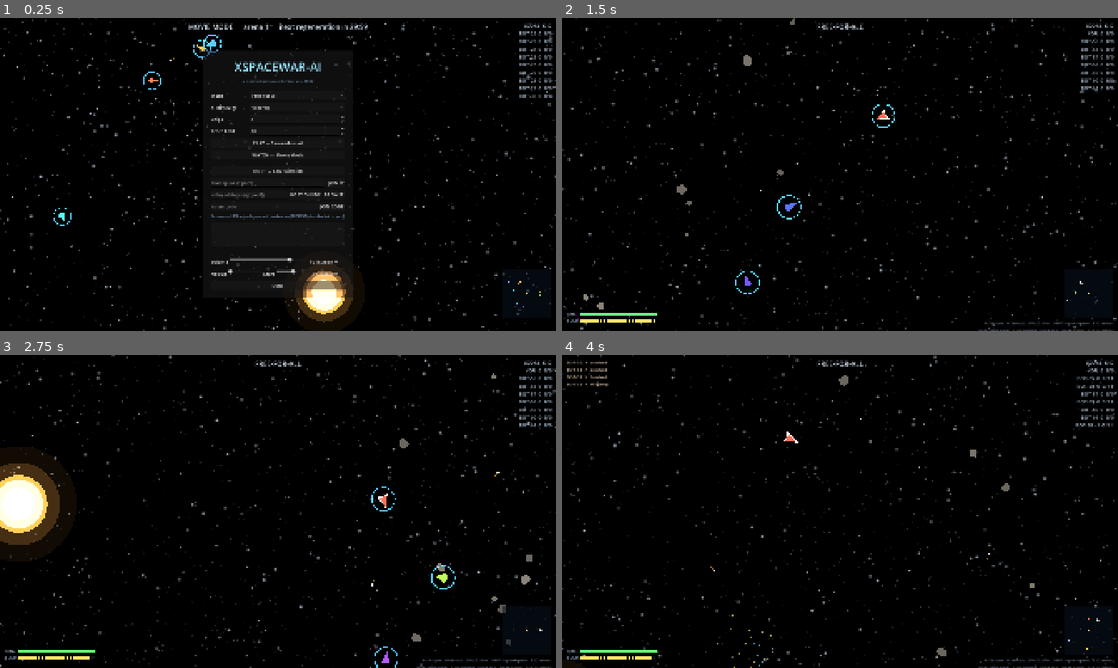
Above: before the commit, frames 1-4 (two rows, left to right).
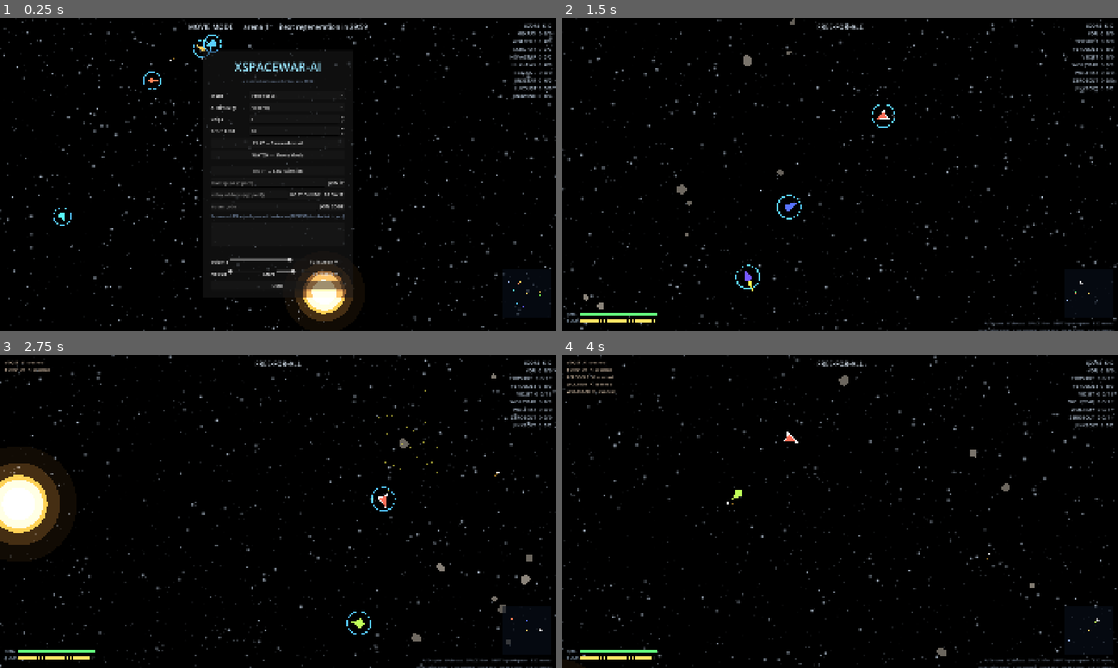
Above: after the commit, the same moments.

Repository: CryptoJones/XSpaceWar-AI
Game: Godot game, scene res://src/ui/main.tscn
The game is run twice, just before and just after one commit, with the same random seed, the same clock (stepped at 60 frames per second) and the same inputs.
Inputs (mouse positions are in pixels of both pictures, inside the frame that each line leads up to):
- Up to frame 1 (0.25 s): no input
- Up to frame 2 (1.5 s): click (828, 183) at 0.52 s; type "12" at 0.6 s; click (812, 193) at 0.75 s; type "12" at 0.83 s; click (828, 205) at 0.98 s; type "12" at 1.07 s; click "PLAY — Skirmish vs AI" at 1.25 s
- Up to frame 3 (2.75 s): tap Enter at 2 s; move the mouse to (400, 495) at 2.02 s; hold D from 2.03 s (still down); hold Enter from 2.03 s (still down); click (400, 495) at 2.17 s; tap Space at 2.27 s
- Up to frame 4 (4 s): move the mouse to (728, 527) at 2.77 s; release D at 2.78 s; release Enter at 2.78 s; hold A 2.78-3.53 s; tap Shift at 2.85 s; tap Space at 3.02 s; move the mouse to (895, 442) at 3.52 s; hold D from 3.53 s (still down); hold Enter from 3.53 s (still down)

The runs differ from the first frame. In frame 1, 0.4% of the frame differs, in the area x 91-100%, y 4-26%; in frame 2, 0.4%; in frame 3, 0.7%; in frame 4, 0.8%, in the area x 0-100%, y 2-100%.

Commit message:
Bot personalities, predictive hazard avoidance, procedural callsigns
- bot_controller.gd: every bot draws a seeded personality from its hull
  seed — BRAWLER (closes to knife range, sprays), SNIPER (holds 800u,
  only takes clean shots), SLINGSHOT (hunts the leader and bends its
  approach around the star for gravity assists), OPPORTUNIST (preys on
  whoever is weakest). Personality scales the difficulty preset's
  aggression/fire-cone/panic and sets preferred + max fire range.
- Veteran+ bots predictively dodge lethal bodies: extrapolate own and
  body motion ~1-1.8s ahead (by difficulty) and burn perpendicular off
  a collision course. Rookies still fly into rocks on purpose.
- Procedural callsigns (VECTORFANG, GRIMJET, ...) from hull seeds; bots
  are named in session ship_names so the scoreboard, kill feed, win
  banner, and net clients all see them; ships handed back to bots after
  a player leaves get their callsign back.
- tests: +6 checks (callsign/personality determinism + coverage, session
  naming, collision-course detection both ways) — 29 sim / 23 net green.

Co-Authored-By: Claude Fable 5 <noreply@anthropic.com>

Diff:
--- a/src/gameplay/ai/bot_controller.gd
+++ b/src/gameplay/ai/bot_controller.gd
@@ -3,12 +3,15 @@
 ## Procedural AI pilot. Reads a SimWorld and writes control inputs onto one
 ## SimShip each step — flying the exact same simulation as human players.
 ##
-## Behaviour: pick the nearest valid enemy, lead-aim torpedoes accounting for
-## relative velocity, steer/thrust to hold a fighting orbit, flee the star when
-## too close, and panic-hyperspace away from incoming fire. Difficulty tiers
-## scale reaction time, aim error, firing discipline, and aggression.
+## Difficulty tiers scale reaction time, aim error, firing discipline, and
+## aggression. On top of that every bot gets a seeded PERSONALITY (from its
+## hull seed) that shapes how it fights: preferred range, target selection,
+## fire discipline, and whether it swings past the star for slingshot runs.
+## Veteran+ bots also predictively dodge lethal bodies along their velocity;
+## rookies still fly into rocks, which is half their charm.
 
 enum Difficulty { ROOKIE, VETERAN, ACE, INSANE }
+enum Personality { BRAWLER, SNIPER, SLINGSHOT, OPPORTUNIST }
 
 const PRESETS := {
 	Difficulty.ROOKIE:  {"reaction": 0.45, "aim_error": 0.30, "fire_cone": 0.18, "aggression": 0.50, "panic": 70.0, "hyper": false},
@@ -17,10 +20,27 @@
 	Difficulty.INSANE:  {"reaction": 0.07, "aim_error": 0.02, "fire_cone": 0.05, "aggression": 1.00, "panic": 190.0, "hyper": true},
 }
 
+## Personality modifiers applied over the difficulty preset.
+const PERSONALITIES := {
+	Personality.BRAWLER:     {"range": 300.0, "fire_range": 750.0,  "aggr": 1.25, "cone": 1.4, "panic": 0.7, "sling": 0.0},
+	Personality.SNIPER:      {"range": 820.0, "fire_range": 1800.0, "aggr": 0.60, "cone": 0.6, "panic": 1.3, "sling": 0.0},
+	Personality.SLINGSHOT:   {"range": 520.0, "fire_range": 1300.0, "aggr": 1.00, "cone": 1.0, "panic": 1.0, "sling": 0.45},
+	Personality.OPPORTUNIST: {"range": 540.0, "fire_range": 1400.0, "aggr": 0.85, "cone": 1.0, "panic": 1.1, "sling": 0.0},
+}
+
+const CALL_A := ["VEC", "NOVA", "RAD", "JINX", "MOL", "TOR", "ZERO", "KILO",
+	"REX", "LUX", "PYRO", "HEX", "DUKE", "GRIM", "WOLF", "ECHO"]
+const CALL_B := ["TOR", "RAY", "BACK", "SHOT", "STAR", "BURN", "WIND", "FANG",
+	"BOLT", "ZONE", "JET", "HAWK", "DUST", "NULL", "FIRE", "DRIFT"]
+
 var world: SimWorld
 var ship_id: int
 var difficulty: int = Difficulty.VETERAN
+var personality: int = Personality.BRAWLER
 var _p: Dictionary
+var _preferred_range := 520.0
+var _fire_range := 1400.0
+var _sling := 0.0
 
 var _rng := RandomNumberGenerator.new()
 var _decide_timer: float = 0.0
@@ -36,8 +56,19 @@
 	world = p_world
 	ship_id = p_ship_id
 	difficulty = p_difficulty
-	_p = PRESETS[difficulty]
 	_rng.seed = world.config.seed ^ (p_ship_id * 0x9E3779B1)
+
+	var ship := world.ship_by_id(ship_id)
+	var pseed := ship.hull_seed if ship != null else p_ship_id
+	personality = personality_for(pseed)
+	var pp: Dictionary = PERSONALITIES[personality]
+	_p = (PRESETS[difficulty] as Dictionary).duplicate()
+	_p["aggression"] = clampf(float(_p["aggression"]) * float(pp["aggr"]), 0.0, 1.0)
+	_p["fire_cone"] = float(_p["fire_cone"]) * float(pp["cone"])
+	_p["panic"] = float(_p["panic"]) * float(pp["panic"])
+	_preferred_range = float(pp["range"])
+	_fire_range = float(pp["fire_range"])
+	_sling = float(pp["sling"])
 
 static func difficulty_from_name(n: String) -> int:
 	match n.to_lower():
@@ -47,6 +78,18 @@
 		"insane": return Difficulty.INSANE
 	return Difficulty.VETERAN
 
+## Deterministic personality from a hull seed.
+static func personality_for(seed_value: int) -> int:
+	var rng := RandomNumberGenerator.new()
+	rng.seed = seed_value ^ 0xBADC0DE
+	return rng.randi() % Personality.size()
+
+## Deterministic pilot callsign from a hull seed (shown on the leaderboard).
+static func callsign(seed_value: int) -> String:
+	var rng := RandomNumberGenerator.new()
+	rng.seed = seed_value ^ 0xCA11516
+	return CALL_A[rng.randi() % CALL_A.size()] + CALL_B[rng.randi() % CALL_B.size()]
+
 ## Set this bot's control inputs for the upcoming world.step().
 func update(dt: float) -> void:
 	var ship := world.ship_by_id(ship_id)
@@ -71,17 +114,41 @@
 
 func _acquire_target(ship: SimShip) -> void:
 	var best := -1
-	var best_d := INF
+	var best_metric := INF
 	for other in world.ships:
 		if other.id == ship.id or not other.alive:
 			continue
 		if other.team == ship.team and ship.team != -1:
 			continue
-		var d := ship.pos.distance_squared_to(other.pos)
-		if d < best_d:
-			best_d = d
+		var metric: float
+		match personality:
+			Personality.OPPORTUNIST:
+				# Hunt whoever is weakest, distance as the tiebreaker.
+				metric = float(other.score) * 1.0e9 + ship.pos.distance_squared_to(other.pos)
+			Personality.SLINGSHOT:
+				# Spite: hunt the leader, distance as the tiebreaker.
+				metric = -float(other.score) * 1.0e9 + ship.pos.distance_squared_to(other.pos)
+			_:
+				metric = ship.pos.distance_squared_to(other.pos)
+		if metric < best_metric:
+			best_metric = metric
 			best = other.id
 	_target_id = best
+
+## The lethal body we are on course to hit within ~1.5s, or null. Bodies'
+## own motion is extrapolated; gravity curvature is ignored (the margin and
+## the next reaction tick absorb the error).
+func _imminent_hazard(ship: SimShip) -> SimBody:
+	var t_max := 1.0 + 0.2 * float(difficulty)
+	for b in world.bodies:
+		if not b.lethal:
+			continue
+		var margin := b.radius + ship.radius + (60.0 if b.gravity else 26.0)
+		for k in range(1, 5):
+			var t := t_max * float(k) * 0.25
+			if (ship.pos + ship.vel * t).distance_to(b.pos + b.vel * t) < margin:
+				return b
+	return null
 
 func _decide(ship: SimShip) -> void:
 	var primary := world.primary_body()
@@ -92,9 +159,19 @@
 	# Refresh aim jitter for this decision window.
 	_aim_noise = _rng.randf_range(-1.0, 1.0) * float(_p["aim_error"])
 
-	# 1) Survival: too close to the star -> burn directly away from it.
-	var danger := star_r + 260.0
-	if dist_star < danger:
+	# 1) Survival. Veteran+ pilots dodge whatever they're about to hit by
+	# burning perpendicular to the collision course; everyone burns away
+	# from the star's kill zone.
+	if difficulty >= Difficulty.VETERAN:
+		var hazard := _imminent_hazard(ship)
+		if hazard != null:
+			var lateral := Vector2(-ship.vel.y, ship.vel.x).normalized()
+			if lateral.dot(hazard.pos - ship.pos) > 0.0:
+				lateral = -lateral
+			_want_angle = lateral.angle()
+			_want_thrust = true
+			return
+	if dist_star < star_r + 260.0:
 		_want_angle = (ship.pos - star_pos).angle()
 		_want_thrust = true
 		return
@@ -116,10 +193,13 @@
 	var aim := rel + (target.vel - ship.vel) * t_hit
 	_want_angle = aim.angle() + _aim_noise
 
-	# 3) Range management: close in if far, ease off if very close.
+	# 3) Range management per personality; slingshotters bias their approach
+	# toward the star to pick up a gravity assist on the way in.
 	var dist := rel.length()
-	var preferred := 520.0
-	_want_thrust = dist > preferred and _rng.randf() < float(_p["aggression"])
+	if _sling > 0.0 and dist > _preferred_range * 1.7 and primary != null:
+		var blended := aim.normalized().lerp((star_pos - ship.pos).normalized(), _sling)
+		_want_angle = blended.angle() + _aim_noise
+	_want_thrust = dist > _preferred_range and _rng.randf() < float(_p["aggression"])
 
 func _apply(ship: SimShip, dt: float) -> void:
 	# Steer toward the desired heading.
@@ -134,7 +214,7 @@
 	var target := world.ship_by_id(_target_id)
 	if target != null and ship.ammo > 0 and absf(delta) < float(_p["fire_cone"]):
 		var dist := ship.pos.distance_to(target.pos)
-		if dist < 1400.0:
+		if dist < _fire_range:
 			ship.in_fire = true
 
 	# Panic-hyperspace from a near, fast incoming torpedo.
--- a/src/gameplay/game_session.gd
+++ b/src/gameplay/game_session.gd
@@ -100,6 +100,7 @@
 			human_ship_id = ship.id
 		else:
 			bots[ship.id] = BotController.new(world, ship.id, difficulty)
+			ship_names[ship.id] = BotController.callsign(ship.hull_seed)
 
 	match_over = false
 	winner_ship = -1
--- a/src/net/net_host.gd
+++ b/src/net/net_host.gd
@@ -196,9 +196,10 @@
 	_names.erase(peer)
 	_inputs.erase(sid)
 	_acked.erase(sid)
-	session.ship_names.erase(sid)
-	# Hand the ship back to a bot so the match keeps its full roster.
+	# Hand the ship back to a bot (with its own callsign again).
 	session.bots[sid] = BotController.new(session.world, sid, session.difficulty)
+	var ship := session.world.ship_by_id(sid)
+	session.ship_names[sid] = BotController.callsign(ship.hull_seed) if ship != null else ""
 
 func close() -> void:
 	if not _open:
--- a/tests/run_tests.gd
+++ b/tests/run_tests.gd
@@ -21,6 +21,7 @@
 	_test_match_flow()
 	_test_hull_generation()
 	_test_pick_duel()
+	_test_bot_character()
 	print("=== %d passed, %d failed ===" % [_passed, _failed])
 	quit(1 if _failed > 0 else 0)
 
@@ -248,3 +249,46 @@
 	d.alive = false
 	duel = WorldView.pick_duel(w)
 	_check("camera: lone survivor is followed solo", duel == [c.id], str(duel))
+
+func _test_bot_character() -> void:
+	_check("callsign: deterministic and plausible",
+		BotController.callsign(42) == BotController.callsign(42)
+		and BotController.callsign(42).length() >= 5
+		and BotController.callsign(42) != BotController.callsign(43))
+	_check("personality: deterministic from seed",
+		BotController.personality_for(42) == BotController.personality_for(42))
+	var seen := {}
+	for i in range(60):
+		seen[BotController.personality_for(i * 7919)] = true
+	_check("personality: all four kinds occur",
+		seen.size() == BotController.Personality.size(), "saw %d kinds" % seen.size())
+
+	# Bots get callsigns on the scoreboard.
+	var s := GameSession.new()
+	s.start_skirmish(4, GameSession.Mode.FFA, BotController.Difficulty.VETERAN)
+	var named := 0
+	for sid in s.bots:
+		if String(s.ship_names.get(sid, "")).length() >= 5:
+			named += 1
+	_check("callsign: every bot is named in the session", named == s.bots.size(),
+		"%d/%d" % [named, s.bots.size()])
+
+	# Predictive avoidance: a ship coasting straight at a planet sees it.
+	var cfg := SimConfig.from_seed(5)
+	var w := SimWorld.new(cfg)
+	var planet := SimBody.new()
+	planet.kind = SimBody.Kind.PLANET
+	planet.pos = Vector2(400, 0)
+	planet.radius = 50.0
+	planet.mass = 0.0
+	planet.gravity = false
+	planet.lethal = true
+	w.add_body(planet)
+	var ship := w.add_ship()
+	ship.pos = Vector2.ZERO
+	ship.vel = Vector2(420, 0)
+	var bot := BotController.new(w, ship.id, BotController.Difficulty.ACE)
+	var hz := bot._imminent_hazard(ship)
+	_check("avoidance: collision course is detected", hz == planet)
+	ship.vel = Vector2(-420, 0)
+	_check("avoidance: diverging course is clear", bot._imminent_hazard(ship) == null)
